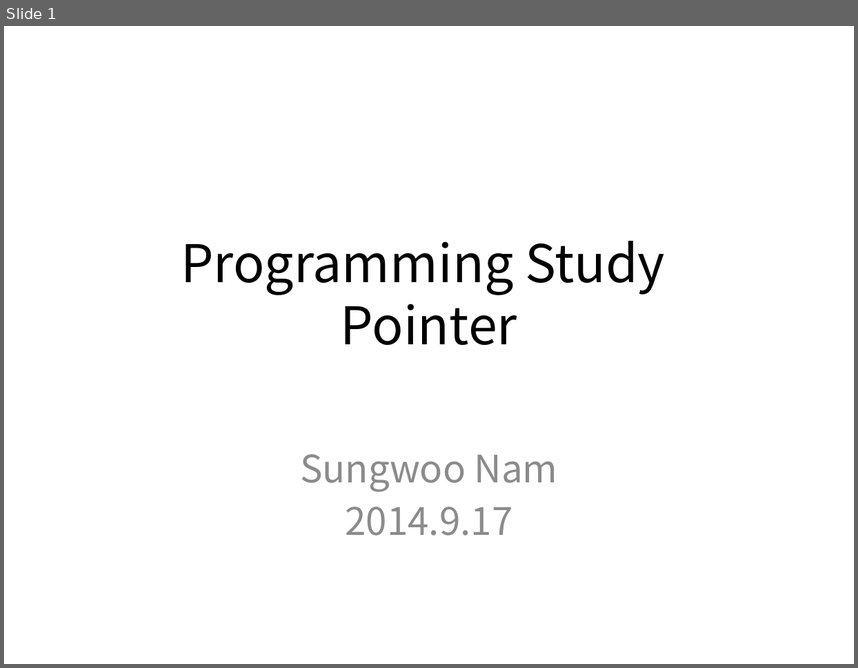
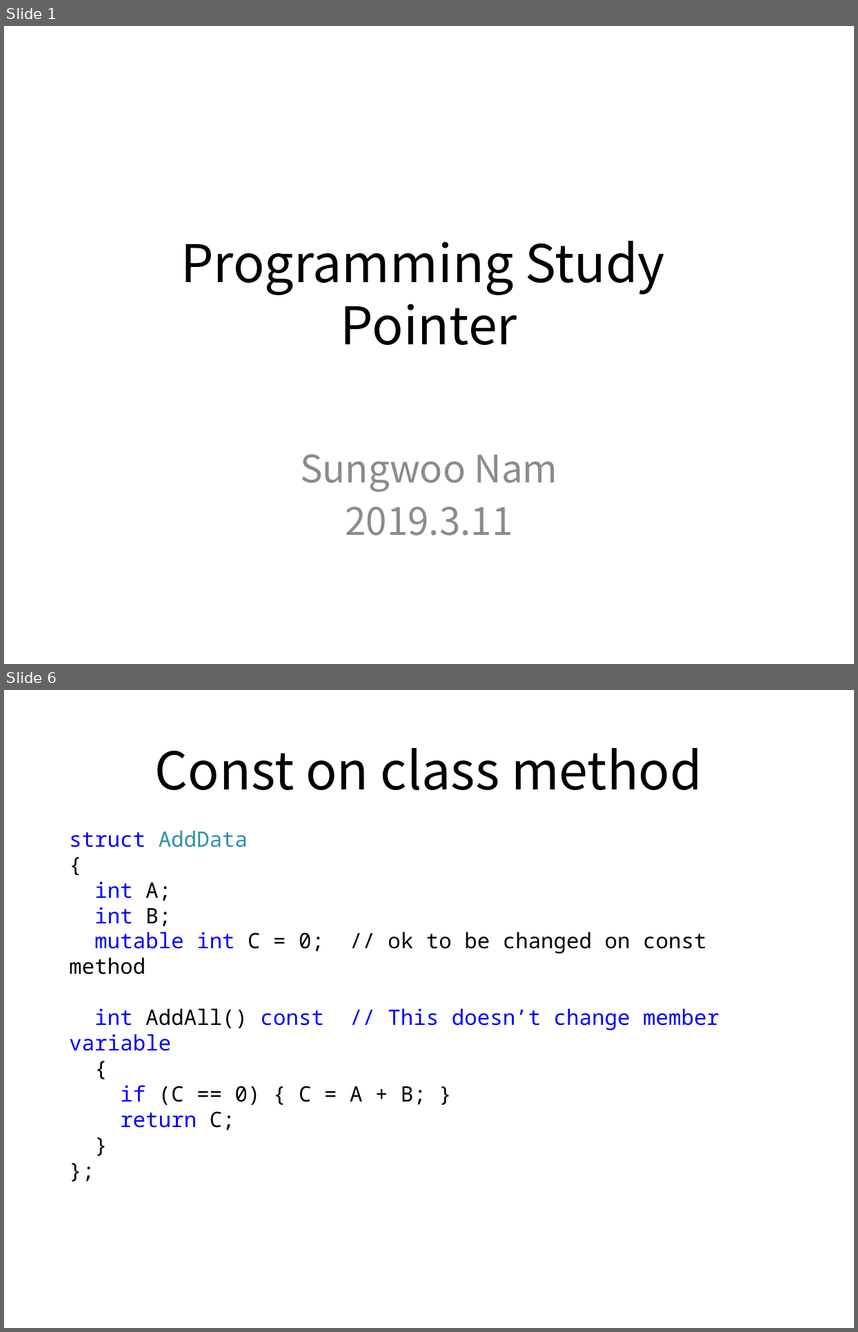
Before and after one commit to SungwooNam/ProgrammingStudy, a slide deck: src/Documents/Programming Study - Pointers.pptx. Shown one above the other, each under a label of ours: slide 1 before the commit, slides 1 and 6 after it; the slides between them are not shown. The pictures are 858x668 and 858x1332 pixels, drawn with LibreOffice and Linux fonts; fonts in the diff are those of the drawing. Boxes give left, top, right and bottom in pixels: in the first picture for what was removed or moved away, otherwise in the second. Text is boxed around its words. In the diff, an @@ line names an element or a change of style, - is before the commit and + after.

```diff
--- a/src/Documents/Programming Study - Pointers.pptx
+++ b/src/Documents/Programming Study - Pointers.pptx
@@ slide 6 added at (x1=4, y1=690, x2=854, y2=1328), background #FFFFFF @@
@@ title added at (x1=155, y1=748, x2=702, y2=790), 44 pt, text #000000 @@
+Const on class method
@@ text added at (x1=69, y1=830, x2=720, y2=1130), 18 pt, text #0000FF @@
+struct AddData
+{
+int A;
+int B;
+mutable int C = 0; // ok to be changed on const method
+int AddAll() const // This doesn’t change member variable
+{
+if (C == 0) { C = A + B; }
+return C;
+}
+};
@@ slide 1 changed as well @@
@@ subtitle at (x1=345, y1=506, x2=513, y2=535): text changed @@
-2014.9.17
+2019.3.11
```
Also in this commit, not shown: 9 other slides added, 7 slides removed, 5 other files.
